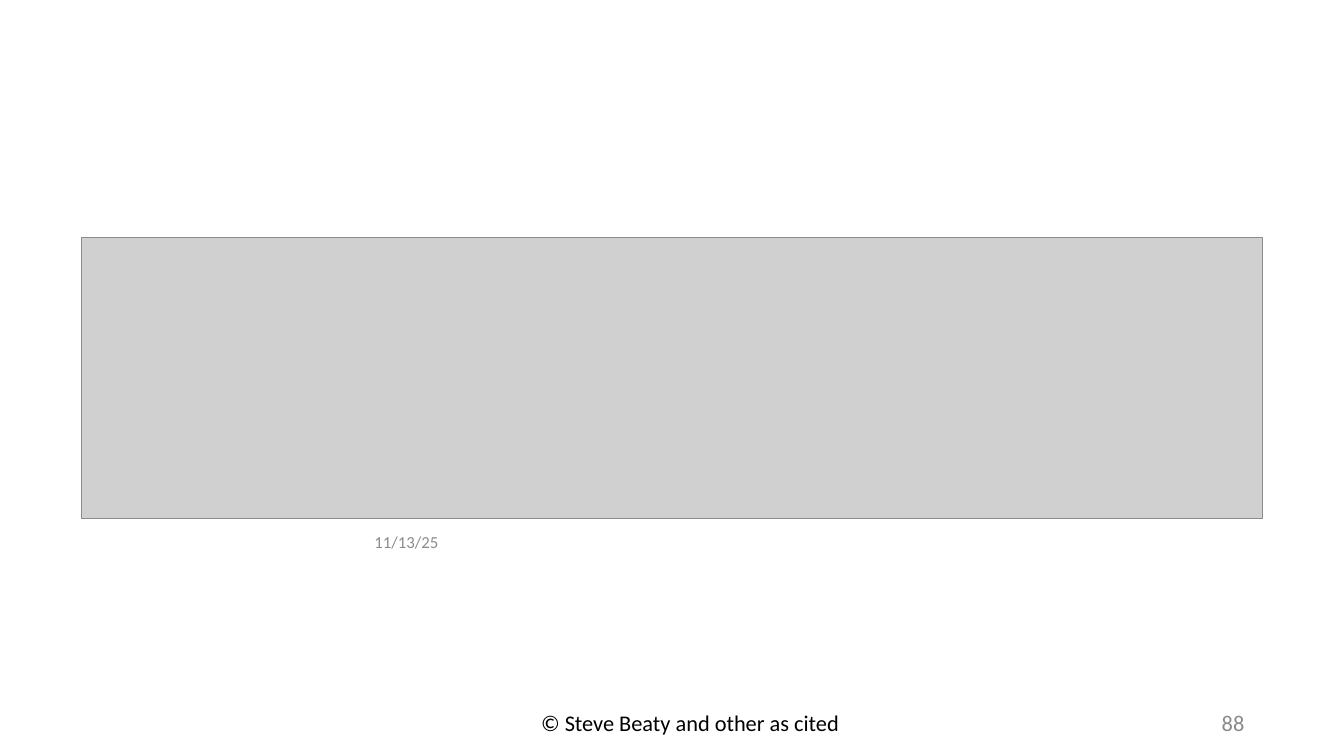
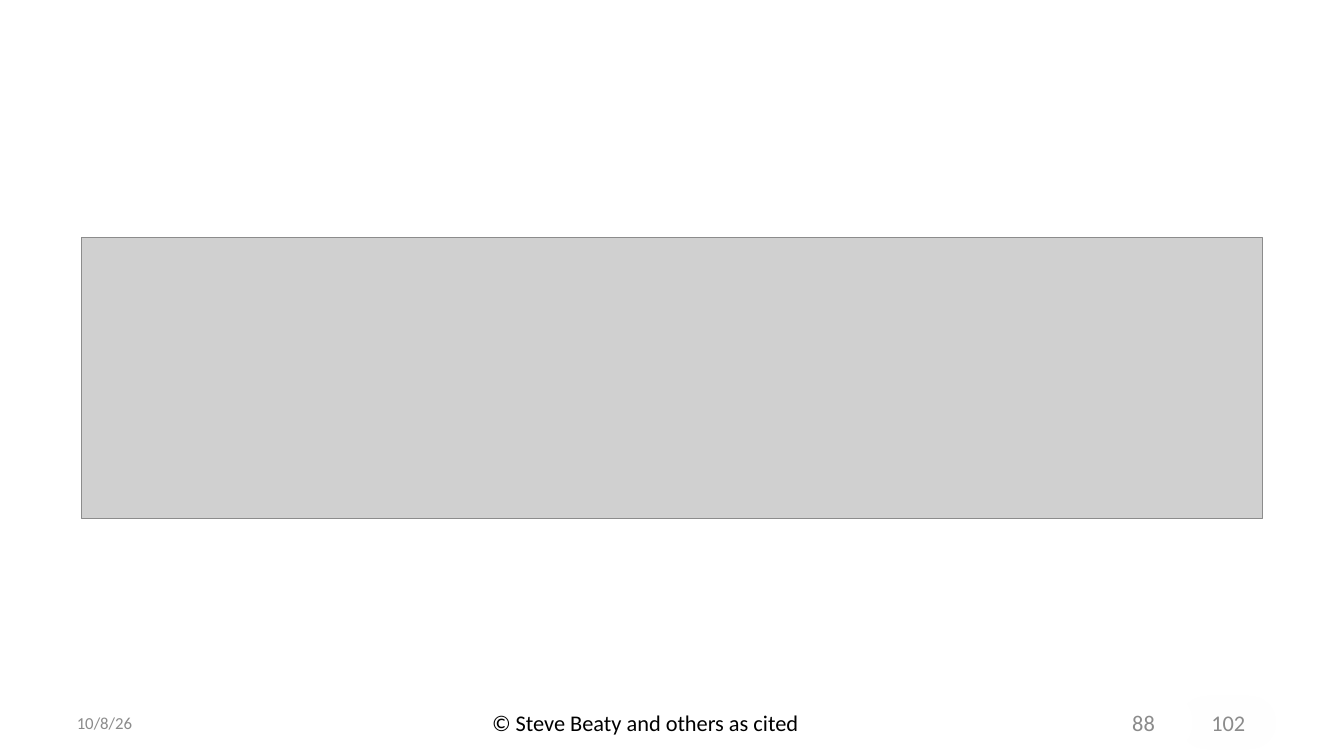
Before and after one commit to drb80/WebAppDev, a slide deck: slide 88 of Slides/Chapter06.pptx. Drawn at 1344x756 pixels with LibreOffice and Linux fonts; fonts in the diff are those of the drawing; grey boxes stand for pictures; background and template pictures are left out. Boxes give left, top, right and bottom in pixels: in the first picture for what was removed or moved away, otherwise in the second. Text is boxed around its words. In the diff, an @@ line names an element or a change of style, - is before the commit and + after.

```diff
--- a/Slides/Chapter06.pptx
+++ b/Slides/Chapter06.pptx
@@ rectangle removed at <box>364,521,461,562</box> @@
-11/13/25
@@ text added at <box>77,717,132,730</box>, 12 pt, text #8C8C8C @@
+10/8/26
@@ text at <box>516,715,798,735</box>: text changed @@
-© Steve Beaty and other as cited
+© Steve Beaty and others as cited
@@ page number: place and size @@
-page number at <box>1222,716,1245,731</box>
+page number at <box>1132,716,1155,731</box>
@@ text added at <box>1211,716,1245,731</box>, 16 pt, text #8C8C8C @@
+102
```
Also in this commit, not shown: 101 other slides changed, 8 other files.
